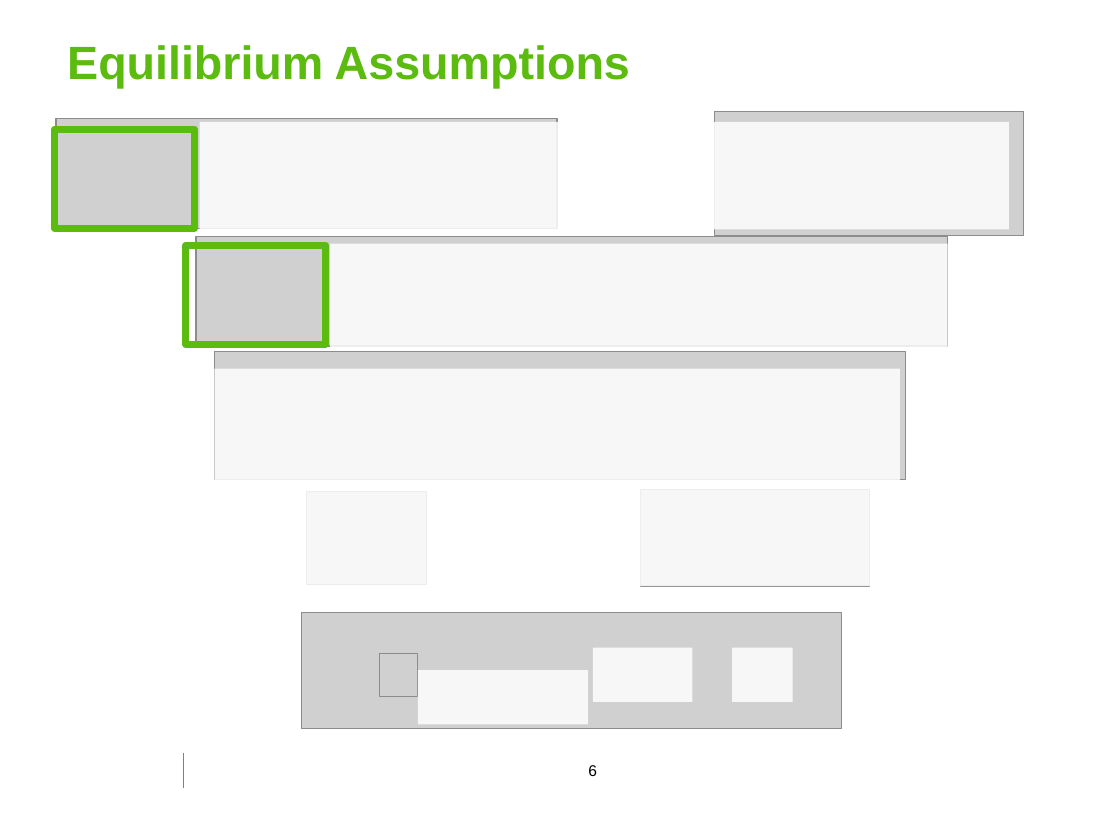
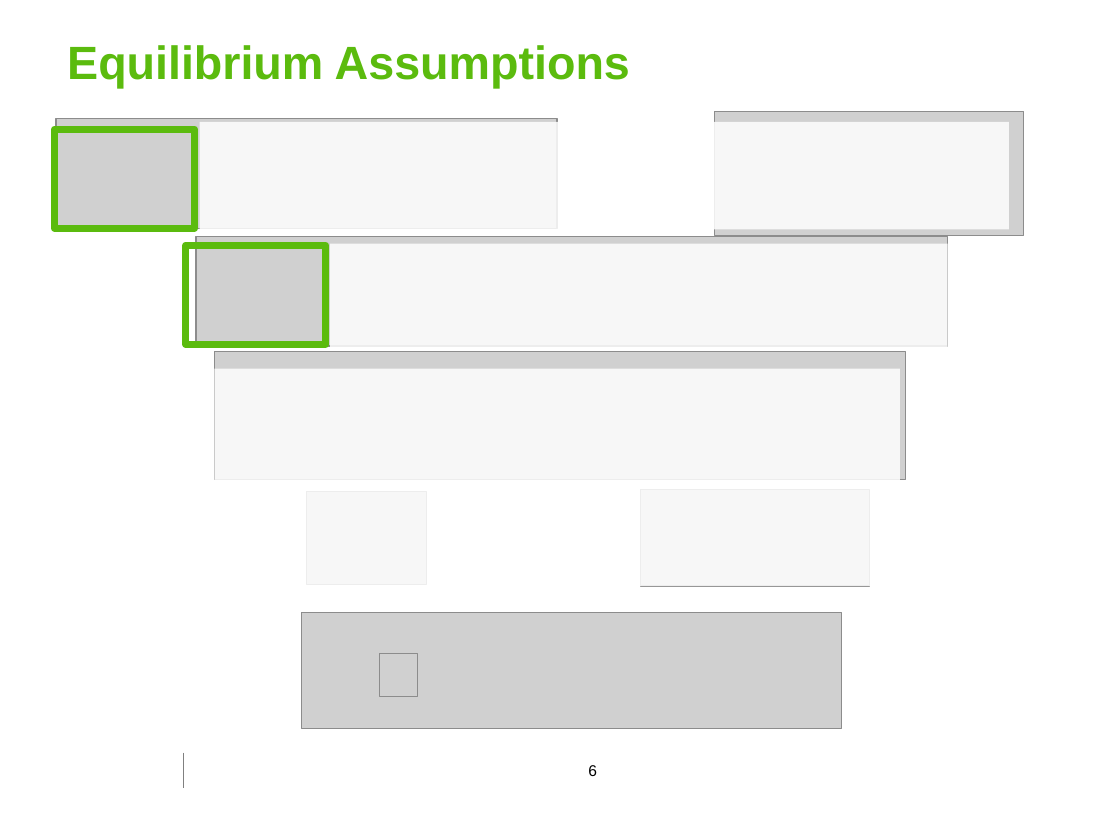
Before and after one commit to georgoff/georgoff.github.io, a slide deck: slide 6 of forest_malaria/MMC_presentation.pptx. Drawn at 1120x840 pixels with LibreOffice and Linux fonts; fonts in the diff are those of the drawing; grey boxes stand for pictures; background and template pictures are left out. Boxes give left, top, right and bottom in pixels: in the first picture for what was removed or moved away, otherwise in the second. Text is boxed around its words. In the diff, an @@ line names an element or a change of style, - is before the commit and + after.

```diff
--- a/forest_malaria/MMC_presentation.pptx
+++ b/forest_malaria/MMC_presentation.pptx
@@ rectangle removed at box(592, 647, 692, 701) @@
@@ rectangle removed at box(732, 647, 793, 701) @@
@@ rectangle removed at box(418, 670, 588, 724) @@
```
Also in this commit, not shown: 4 other slides changed.
